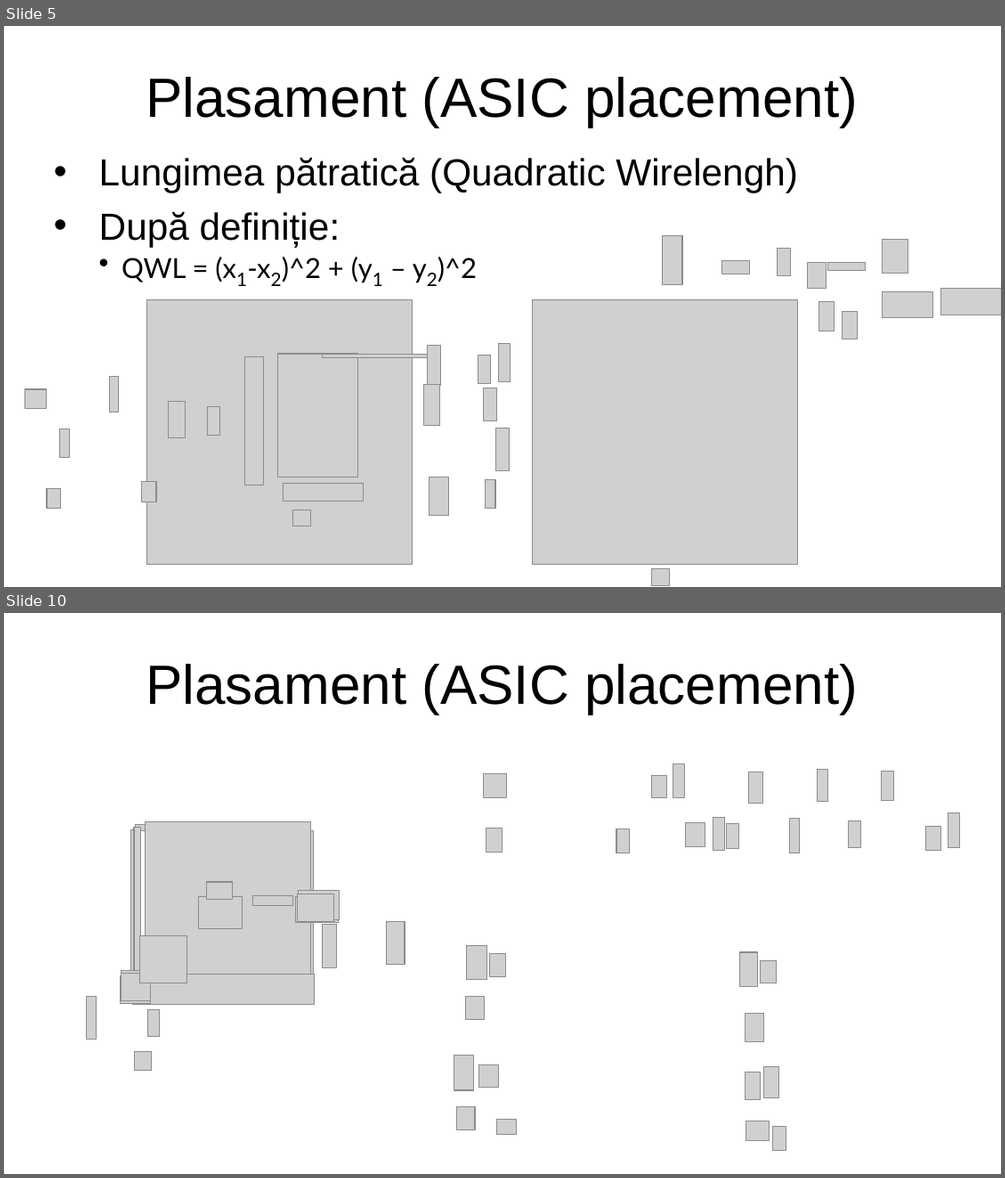
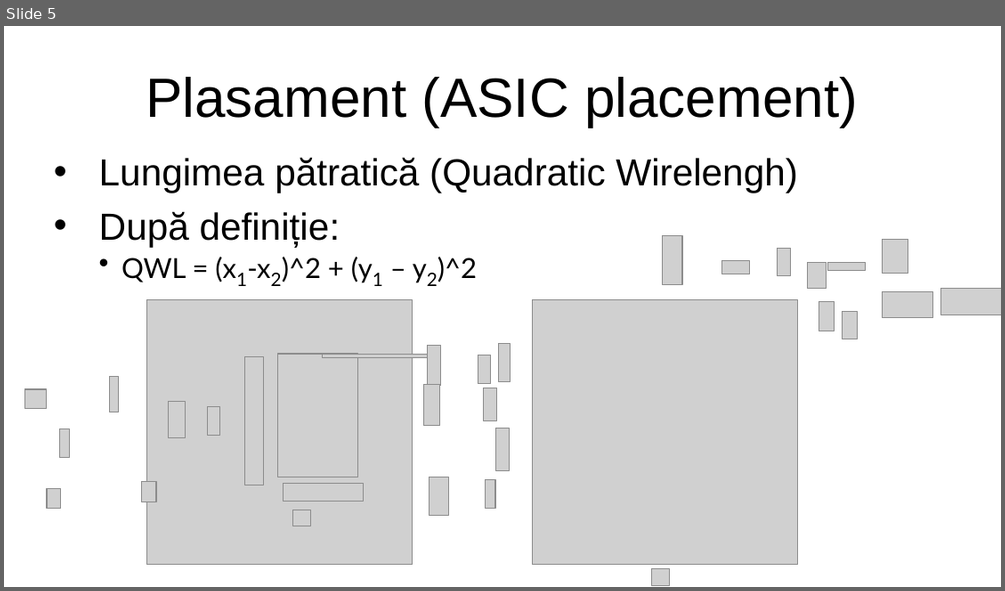
Before and after one commit to botondkirei/Suport_HDL, a slide deck: Curs_5_Plasarea/Placement.odp. Shown one above the other, each under a label of ours: slides 5 and 10 before the commit, slide 5 after it; the slides between them are not shown. The pictures are 1005x1178 and 1005x591 pixels, drawn with LibreOffice and Linux fonts; fonts in the diff are those of the drawing; grey boxes stand for pictures; background and template pictures are left out. Boxes give left, top, right and bottom in pixels: in the first picture for what was removed or moved away, otherwise in the second. Text is boxed around its words. In the diff, an @@ line names an element or a change of style, - is before the commit and + after.

```diff
--- a/Curs_5_Plasarea/Placement.odp
+++ b/Curs_5_Plasarea/Placement.odp
@@ slide 10 removed at <box>4,613,1001,1174</box>, background #FFFFFF @@
@@ title removed at <box>146,664,858,714</box> @@
-Plasament (ASIC placement)
@@ picture removed at <box>484,774,506,797</box> @@
@@ group removed at <box>616,764,960,853</box>: 13 pictures @@
@@ picture removed at <box>130,829,135,981</box> @@
@@ picture removed at <box>486,827,502,852</box> @@
@@ picture removed at <box>207,882,232,899</box> @@
@@ picture removed at <box>466,945,487,979</box> @@
@@ picture removed at <box>490,954,506,977</box> @@
@@ picture removed at <box>739,952,758,987</box> @@
@@ picture removed at <box>760,960,777,983</box> @@
@@ picture removed at <box>148,1010,160,1038</box> @@
@@ picture removed at <box>466,996,485,1019</box> @@
@@ picture removed at <box>745,1013,765,1042</box> @@
@@ group removed at <box>86,822,404,1070</box>: 19 pictures @@
@@ picture removed at <box>744,1072,760,1101</box> @@
@@ picture removed at <box>764,1067,779,1098</box> @@
@@ group removed at <box>454,1055,517,1134</box>: 4 pictures @@
@@ picture removed at <box>746,1121,770,1142</box> @@
@@ picture removed at <box>773,1127,786,1151</box> @@
```
Also in this commit, not shown: 8 slides changed, 8 slides added, 1 other file.
